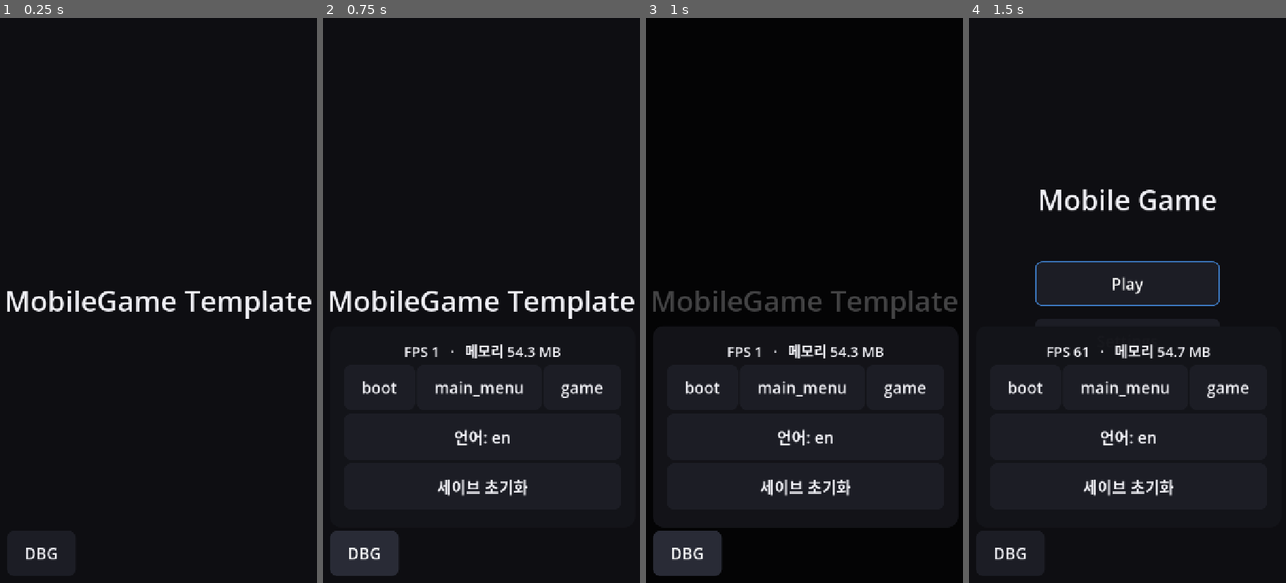
Above: before the commit, frames 1-4 (left to right).
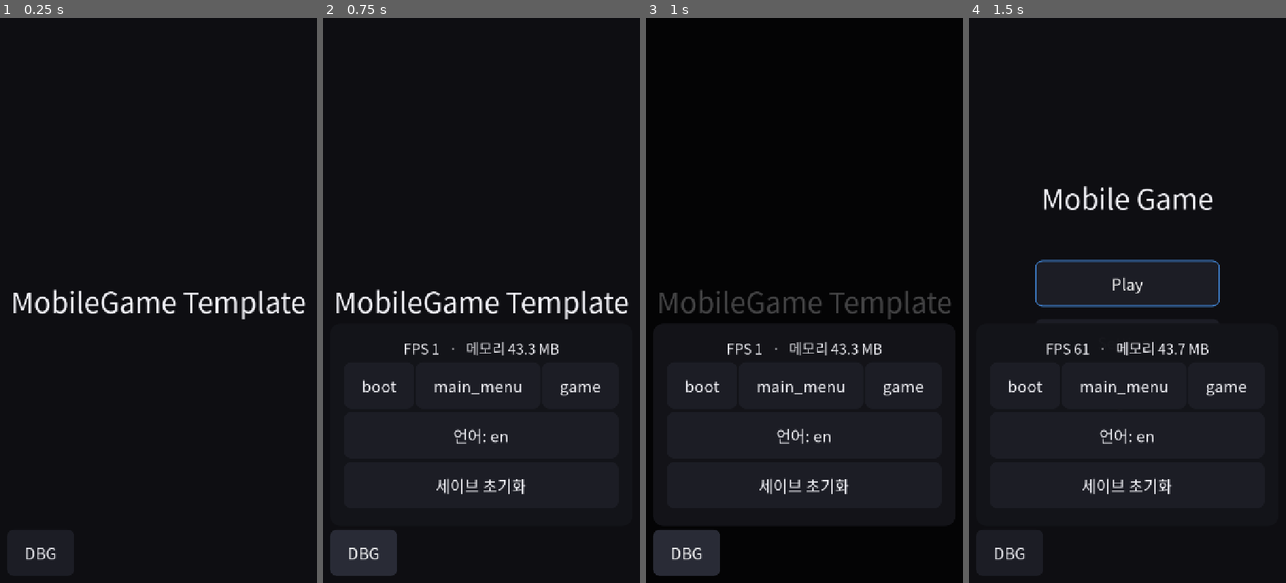
Above: after the commit, the same moments.

Repository: JongSeok-327/js-godot-mobile-template
Game: Godot game, scene res://scenes/boot/boot.tscn
The game is run twice, just before and just after one commit, with the same random seed, the same clock (stepped at 60 frames per second) and the same inputs.
Inputs:
- Up to frame 1 (0.25 s): no input
- Up to frame 2 (0.75 s): click "DBG" at 0.5 s
- Up to frame 3 (1 s): no input
- Up to frame 4 (1.5 s): click "Play" at 1.25 s

The runs differ from the first frame. In frame 1, 2.3% of the frame differs, in the area x 2-99%, y 48-96%; in frame 2, 4.3%, in the area x 2-99%, y 48-99%; in frame 3, 3.9%; in frame 4, 3.8%.

Commit message:
feat(assets): Noto Sans KR/JP 번들 + 테마 폰트 폴백
CJK 글리프를 시스템 폰트에 의존하지 않게 한다. Godot 4.7 macOS는 시스템 폰트
폴백이 있어 개발 중에는 한글/일본어가 이미 잘 보이지만, 기기마다 다른 폰트로
그려지므로 그대로 두면 안드로이드에서 자형이 달라지거나 두부(□)가 뜬다.

- assets/fonts/ — notofonts/noto-cjk의 언어별 SubsetOTF Regular (원본 무수정).
  가변 폰트(10.4/9.6MB)나 전체 CJK(16.4MB) 대신 4.6/4.5MB짜리를 골랐고
  굵기도 Regular 하나만 넣었다. OFL 1.1 원문(ofl.txt)과 출처를 함께 커밋한다.
- 체인은 JP → KR 폴백. 실측 커버리지(Font.has_char)상 JP에는 한글이 없고
  KR에는 다 있다. JP를 앞에 두면 한자·가나·라틴을 일본 자형으로 그리고
  한글만 KR로 넘어간다. 반대로 두면 일본어 한자가 한국 자형이 된다.
  근거는 assets/fonts/README.md에 남겼다 (.tres에는 주석을 못 단다).

tests/test_fonts.gd (8 단언): "화면에 글자가 보인다"로는 번들 폰트가 쓰였는지
알 수 없으므로, TextServer로 실제 셰이핑을 돌려 글리프를 공급한 폰트 RID가
번들 리소스의 것인지 단언한다. 대조군으로 이모지(번들에 없음)를 넣어보면
체인 밖의 RID가 나오는 것까지 확인했다 — 시스템 폰트가 새어들면 잡힌다.

Co-Authored-By: Claude Opus 5 <noreply@anthropic.com>

Diff:
--- /dev/null
+++ b/tests/test_fonts.gd
@@ -0,0 +1,55 @@
+extends RefCounted
+## 번들 폰트가 **실제로** 글리프를 공급하는지.
+##
+## Godot 4.7 macOS는 시스템 폰트 폴백이 있어서, 화면에 한글이 제대로 보인다는
+## 것만으로는 번들 폰트가 쓰였다는 증거가 되지 않는다 — 기기마다 다른 시스템
+## 폰트로 그려도 똑같이 "잘 보인다". 그래서 TextServer로 실제 셰이핑을 돌려
+## 글리프를 공급한 폰트 RID가 우리가 번들한 리소스의 것인지 확인한다.
+##
+## 체인 순서(JP 먼저, KR 폴백)의 근거는 assets/fonts/README.md 참고.
+
+const THEME_PATH := "res://ui/theme/default_theme.tres"
+const KR_PATH := "res://assets/fonts/noto_sans_kr_regular.otf"
+const JP_PATH := "res://assets/fonts/noto_sans_jp_regular.otf"
+
+const HANGUL_GA := 0xAC00
+
+
+func run(t: Node) -> void:
+	var theme := load(THEME_PATH) as Theme
+	var font := theme.default_font as FontVariation
+	t.check(font != null, "테마 기본 폰트가 FontVariation으로 지정됨")
+	if font == null:
+		return
+
+	var kr := load(KR_PATH) as FontFile
+	var jp := load(JP_PATH) as FontFile
+
+	# 1) 폰트 체인이 프로젝트 안의 파일만 가리키는지.
+	t.eq(font.base_font.resource_path, JP_PATH, "기본 폰트는 번들 JP")
+	t.eq(font.fallbacks.size(), 1, "폴백은 하나")
+	t.eq(font.fallbacks[0].resource_path, KR_PATH, "폴백은 번들 KR")
+
+	# 2) JP에 한글이 없다는 사실이 폴백 체인이 실제로 필요하다는 증거다.
+	jp.allow_system_fallback = false
+	t.check(not jp.has_char(HANGUL_GA), "JP 폰트에는 한글이 없다 — 폴백이 반드시 타야 한다")
+	jp.allow_system_fallback = true
+
+	# 3) 셰이핑 결과의 글리프 공급자가 번들 폰트인지. 시스템 폰트로 그렸다면
+	#    RID가 우리 리소스의 것과 다르다.
+	t.eq(_glyph_font(font, "A"), jp.get_rids()[0], "라틴 글리프는 번들 JP가 공급")
+	t.eq(_glyph_font(font, "あ"), jp.get_rids()[0], "가나 글리프는 번들 JP가 공급")
+	t.eq(_glyph_font(font, "가"), kr.get_rids()[0], "한글 글리프는 번들 KR 폴백이 공급")
+
+
+## text의 첫 글리프를 그린 폰트 RID.
+func _glyph_font(font: Font, text: String) -> RID:
+	var server := TextServerManager.get_primary_interface()
+	var shaped := server.create_shaped_text()
+	server.shaped_text_add_string(shaped, text, font.get_rids(), 32)
+	var glyphs := server.shaped_text_get_glyphs(shaped)
+	var rid := RID()
+	if not glyphs.is_empty():
+		rid = glyphs[0]["font_rid"]
+	server.free_rid(shaped)
+	return rid
--- a/tests/test_runner.gd
+++ b/tests/test_runner.gd
@@ -13,6 +13,7 @@
 	preload("res://tests/test_audio_manager.gd"),
 	preload("res://tests/test_scene_manager.gd"),
 	preload("res://tests/test_theme.gd"),
+	preload("res://tests/test_fonts.gd"),
 	preload("res://tests/test_object_pool.gd"),
 	preload("res://tests/test_services.gd"),
 	preload("res://tests/test_debug_tools.gd"),
--- a/ui/theme/default_theme.tres
+++ b/ui/theme/default_theme.tres
@@ -1,4 +1,11 @@
-[gd_resource type="Theme" load_steps=9 format=3]
+[gd_resource type="Theme" load_steps=12 format=3]
+
+[ext_resource type="FontFile" path="res://assets/fonts/noto_sans_jp_regular.otf" id="1_font_jp"]
+[ext_resource type="FontFile" path="res://assets/fonts/noto_sans_kr_regular.otf" id="2_font_kr"]
+
+[sub_resource type="FontVariation" id="FontVariation_default"]
+base_font = ExtResource("1_font_jp")
+fallbacks = Array[Font]([ExtResource("2_font_kr")])
 
 [sub_resource type="StyleBoxFlat" id="StyleBoxFlat_btn_normal"]
 content_margin_left = 40.0
@@ -90,6 +97,7 @@
 corner_radius_bottom_left = 8
 
 [resource]
+default_font = SubResource("FontVariation_default")
 default_font_size = 32
 Button/colors/font_color = Color(0.94, 0.94, 0.96, 1)
 Button/colors/font_disabled_color = Color(0.42, 0.43, 0.48, 1)
Binary file added: assets/fonts/noto_sans_jp_regular.otf
Not shown, added: assets/fonts/noto_sans_jp_regular.otf.import
Binary file added: assets/fonts/noto_sans_kr_regular.otf
Not shown, added: assets/fonts/noto_sans_kr_regular.otf.import
Not shown, added: assets/fonts/ofl.txt
Not shown, added: assets/fonts/README.md
